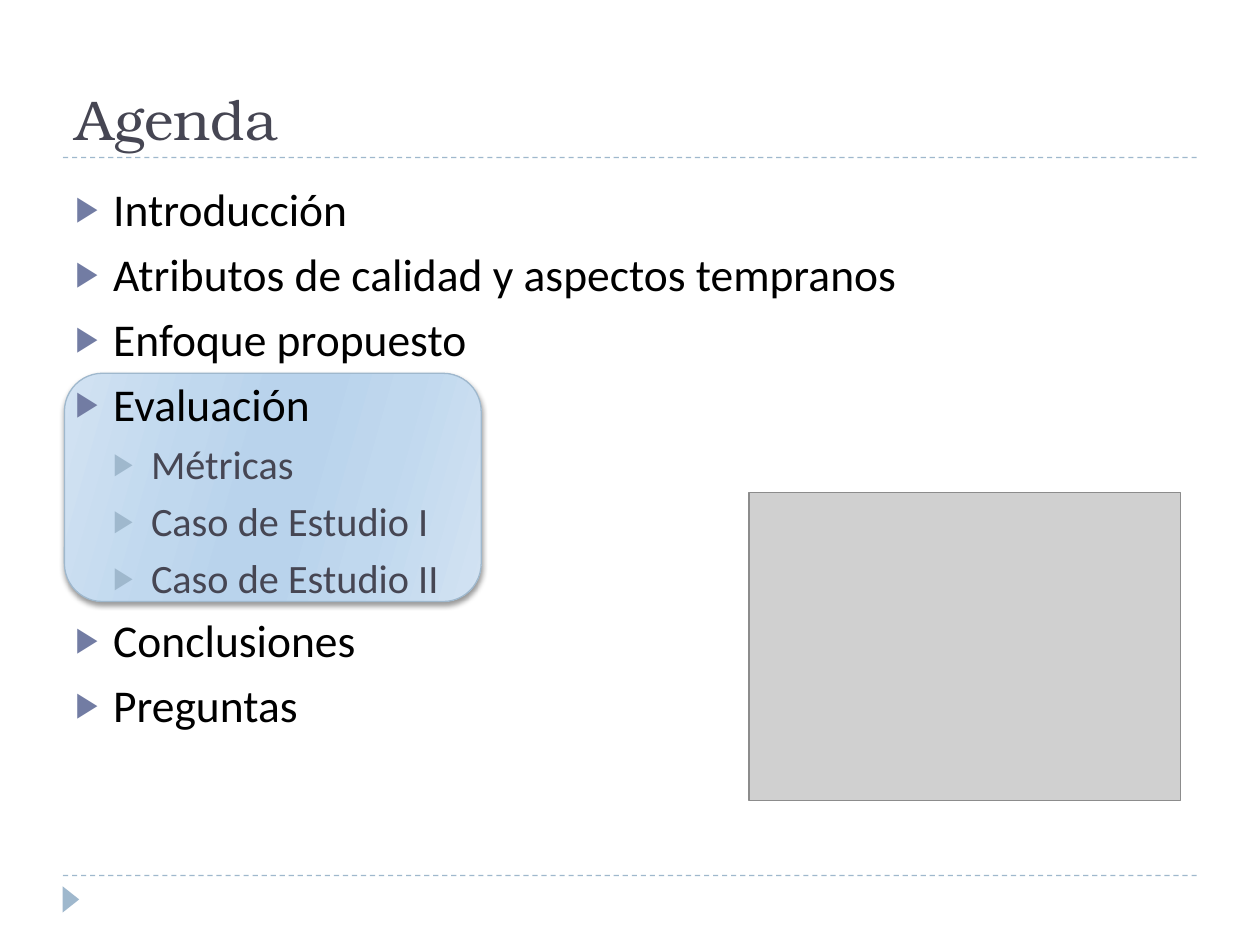
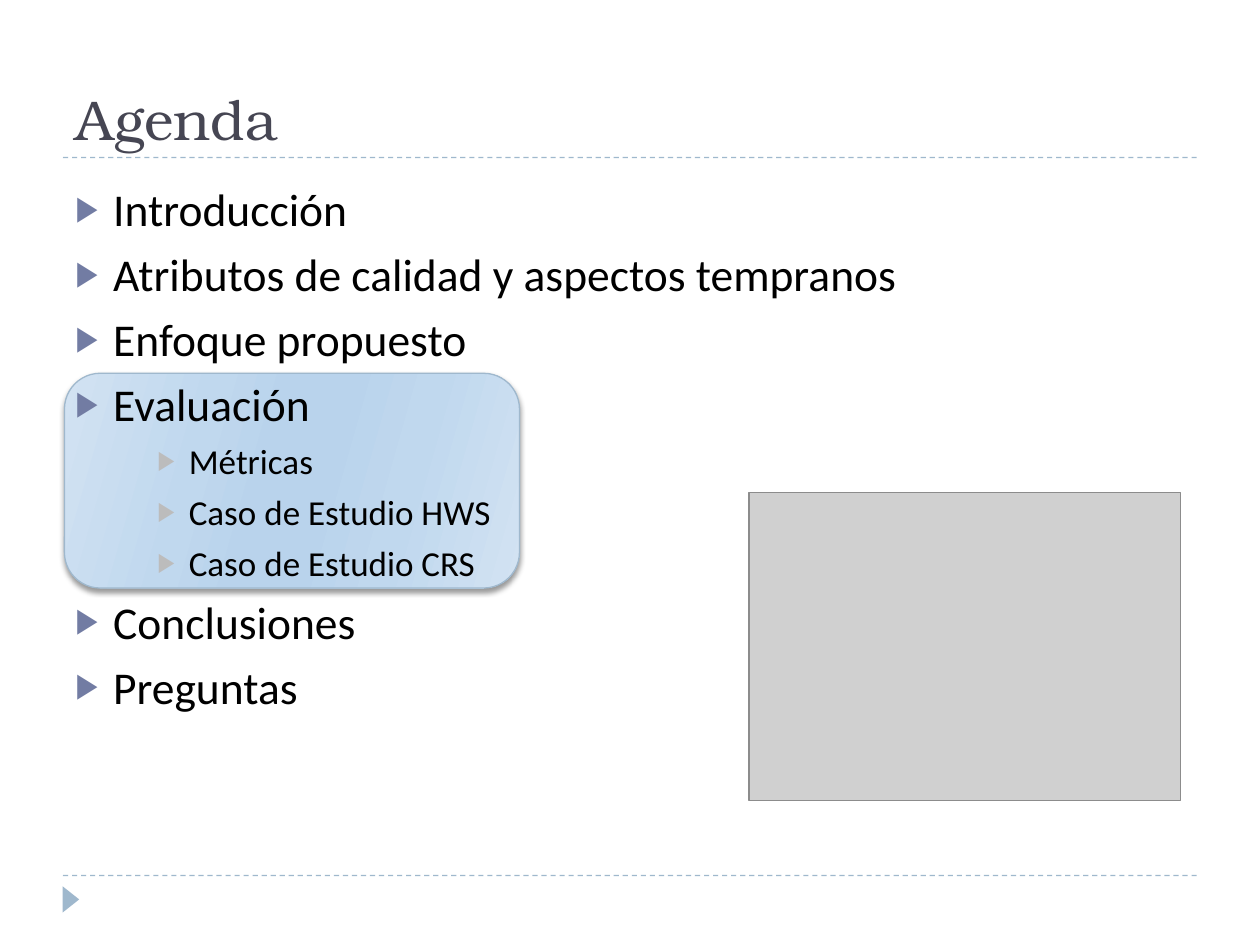
Before and after one commit to alejandrorago/qatesis2, a slide deck: slide 21 of Capitulos Finales/Filminas.pptx (slide 19 before the commit). Drawn at 1260x945 pixels with LibreOffice and Linux fonts; fonts in the diff are those of the drawing; grey boxes stand for pictures. Boxes give left, top, right and bottom in pixels: in the first picture for what was removed or moved away, otherwise in the second. Text is boxed around its words. In the diff, an @@ line names an element or a change of style, - is before the commit and + after.

```diff
--- a/Capitulos Finales/Filminas.pptx
+++ b/Capitulos Finales/Filminas.pptx
@@ rounded rectangle: place and size @@
-rounded rectangle at bbox=[64, 373, 481, 601]
+rounded rectangle at bbox=[64, 373, 519, 587]
@@ text at bbox=[189, 450, 313, 475]: size 23 to 20 pt, text colour #464653 to #000000 in "Métricas"; list level 2 to 3 in "Métricas"; bullet colour #9FB8CD to #BDBDBD @@
@@ text at bbox=[189, 500, 490, 577]: text changed; size 23 to 20 pt; text colour #464653 to #000000 @@
-  ▶ Caso de Estudio I
-  ▶ Caso de Estudio II
+    ▶ Caso de Estudio HWS
+    ▶ Caso de Estudio CRS
```
Also in this commit, not shown: 20 other slides changed, 5 slides added, 4 slides removed.
